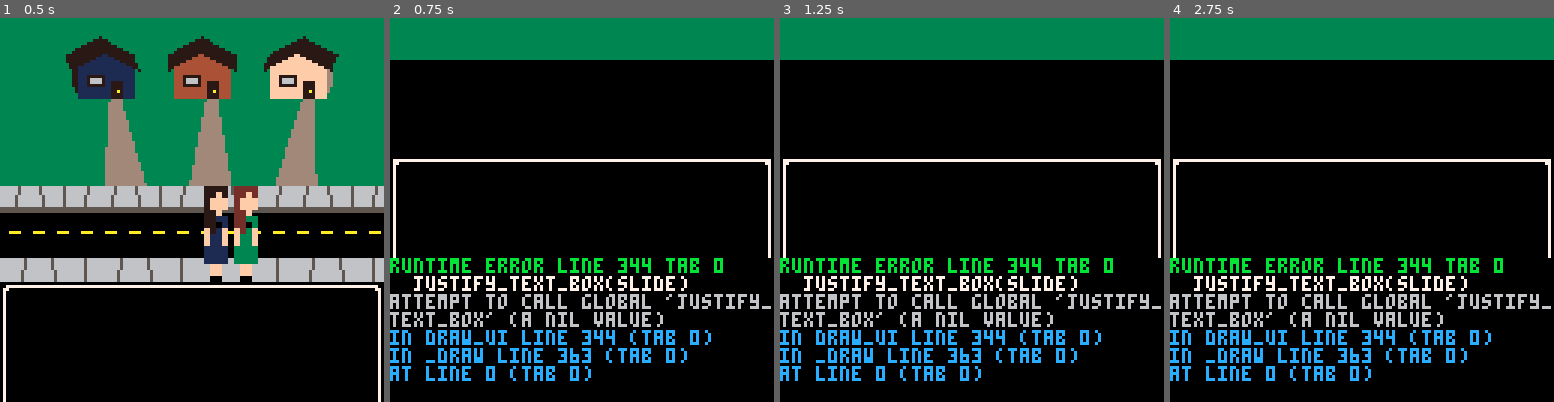
Above: before the commit, frames 1-4 (left to right).
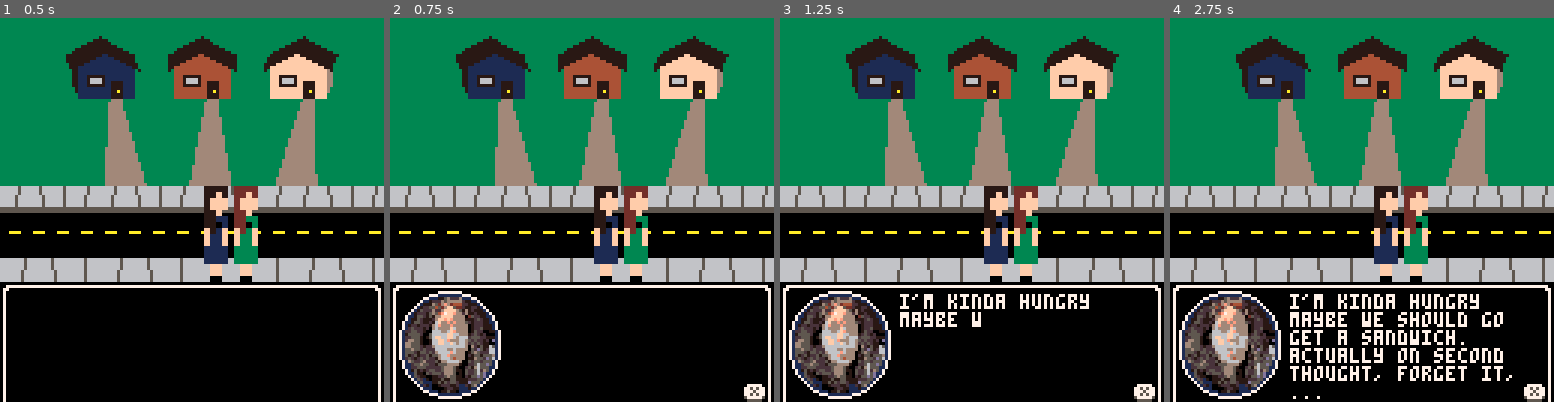
Above: after the commit, the same moments.

Repository: Minimistro32/kate
Game: PICO-8 cartridge kate.p8
Same seed, same stepped clock (60 frames per second), same inputs: the game is played once before the commit and once after it.
Inputs:
- Up to frame 1 (0.5 s): tap X (X key) at 0.33 s
- Up to frame 2 (0.75 s): tap O (Z key) at 0.7 s
- Up to frame 3 (1.25 s): tap X (X key) at 1.07 s
- Up to frame 4 (2.75 s): hold Right 1.6-2.1 s; tap O (Z key) at 1.7, 2.1, 2.5 s; tap X (X key) at 1.85 s; hold Up 2.15-2.42 s; hold Right from 2.47 s (still down)

Frame 1 is identical in both runs. In frame 2, 61% of the frame differs, in the area x 0-100%, y 4-100%; in frame 3, 62%; in frame 4, 64%.
Error before the commit: runtime error line 344 tab 0; justify_text_box(slide); attempt to call global 'justify_text_box' (a nil value)

Commit message:
fix draw speed bug and justified tb

Diff:
--- a/textbox.lua
+++ b/textbox.lua
@@ -1,17 +1,3 @@
--- SAMPLE TEXTBOX
--- text_box={
---     x1=40,
---     y1=92,
---     x2=122,
---     y2=120,
---     sfx=0,
---     text=nil,
---     buffer="The quick brown fox jumped over the lazy dog. It was remarkable, I'm so glad I was able to see it.",--\rMOAR",
---     start=nil,
---     flushed=false,
---     paginated=false
--- }
-
 function init_text_box()
 	return {
         --PUBLIC
@@ -26,37 +12,46 @@
 		y2=120,
         --state
         print_chars=nil, --preprocessed letters
-		box_text=nil,--words on screen
+		box_text="",--words on screen
 		buffer="",--\r for page breaks",
 		t_start=nil,
-		box_full=true, --filled up the screen
+		box_full=false, --filled up the screen
 		ellipsis=false
 	}
 end
 
+function justify_text_box(percent)
+    local width=82
+    tb.x1 = justify(width,40,percent)
+    tb.x2 = tb.x1+width
+end
+
 function queue_text_box(tb, text)
-    if tb.box_text == "" then
-        tb.box_text..=text
-    else
-        tb.buffer..=text
-    end
+    tb.buffer..=text
 end
 
 function cycle_text_box(tb)
     tb.is_active = true
 
-    if tb.box_full then --resets box animation when full
-        tb.t_start=time()
-        tb.box_text=nil
+    --resets box animation when full
+    if tb.box_full then
+        tb.t_start=nil
+        tb.box_text=""
         tb.ellipsis=false
         tb.box_full=false
     end
-    if tb.box_text == nil then
+    --flush buffer
+    if tb.box_text == "" then
         local screens = split(tb.buffer,'\r')
         tb.box_text = screens[1]
         tb.is_active = tb.box_text != ''
         tb.buffer=sub(tb.buffer,#tb.box_text+2) --one to move to next screen, two for \r
     end
+    --start timer if text continues
+    if tb.box_text != "" and tb.t_start==nil then
+        tb.t_start = time()
+    end
+
 
     --add linebreaks
     tb.print_chars = split(tb.box_text,"")
@@ -98,9 +93,6 @@
 
 --DRAW
 function drw_text_box(tb, speed)
-    print(tb.print_chars[#tb.print_chars], 3,3)
-    print(tb.ellipsis, 3,20)
-
 	local y=tb.y1
 	local x=tb.x1
 	for i, letter in pairs(tb.print_chars) do
